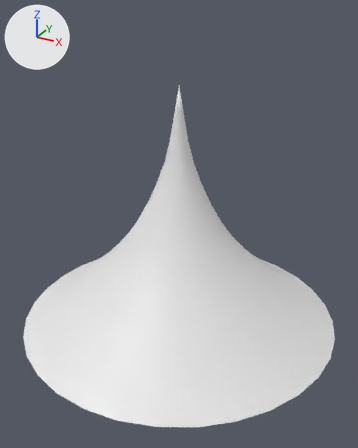
The Blender file Blend/MaybeNewArrow.blend, before and after one commit.
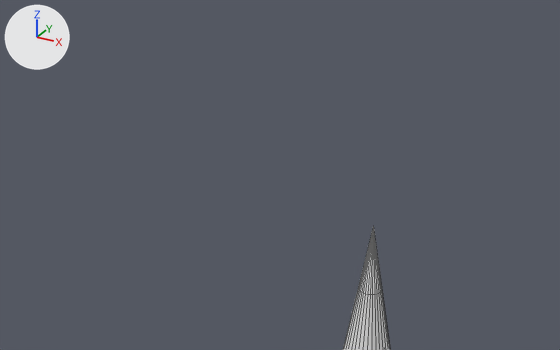
Old and new are each drawn whole from a 50 mm lens placed at (1.435, -2.609, 1.982), pointed at (0.049, -0.089, 0.722) and again close up from a 50 mm lens placed at (0.541, -1.4, 2.337), pointed at (-0.166, -0.116, 1.694). Arrows for +X, +Y and +Z are at upper left; the lights stay in place. The close-ups show mesh edges as thin lines.
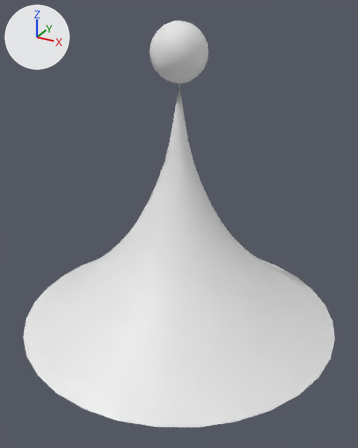
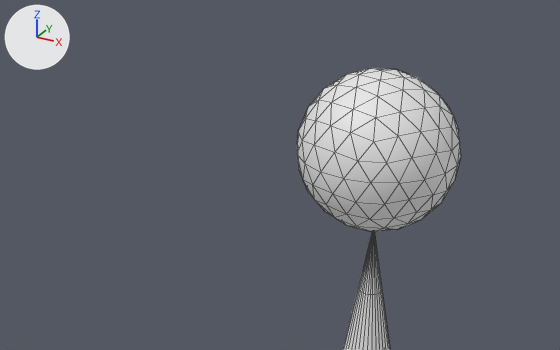
Pixel boxes [x1, y1, x2, y2] of what changed, in the close-ups (560 x 350 px):
'Cone', reshaped: before [343, 226, 390, 350]; after [297, 68, 461, 350]
part 1 of me_cone, added: after [297, 68, 461, 231]

What the commit changed:
me_cone is used by ob_cone; location (0.0, 0.0, 0.0).
me_cone had 833 vertices, 833 faces and spanned x -1.06..1.06, y -1.06..1.06, z 0.0..1.57.
me_cone now has 994 vertices, 1153 faces and spans x -1.06..1.06, y -1.06..1.06, z 0.0..1.91.
Part 1, on me_cone:
138 vertices are added at x -0.17..0.17, y -0.17..0.17, z 1.58..1.91.
11 new vertices lie (0.01, 0.04, -0.01) away from vertices in x -0.16..0.15, y -0.07..0.03, z 1.59..1.91.
7 new vertices lie (0.02, 0.04, -0.01) away from vertices in x -0.16..0.14, y -0.09..0.05, z 1.59..1.9.
5 new vertices lie (0.03, 0.0, -0.04) away from vertices in x -0.05..0.08, y -0.16..0.16, z 1.74..1.83.
320 new faces join them.
